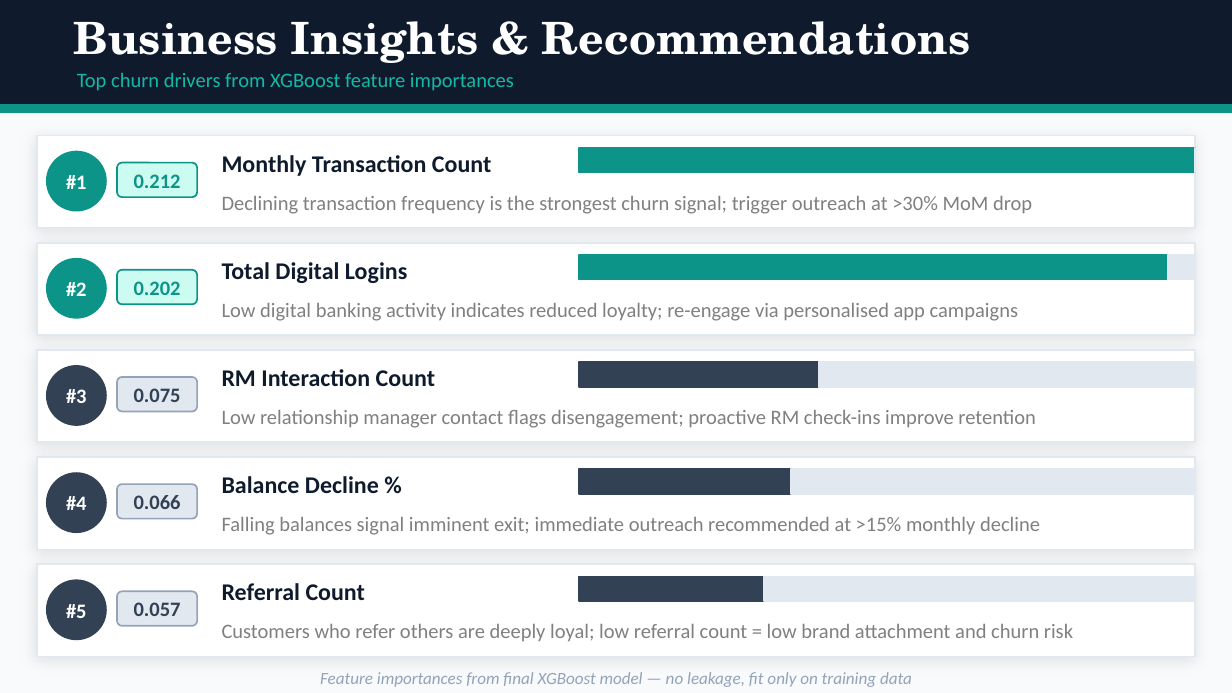
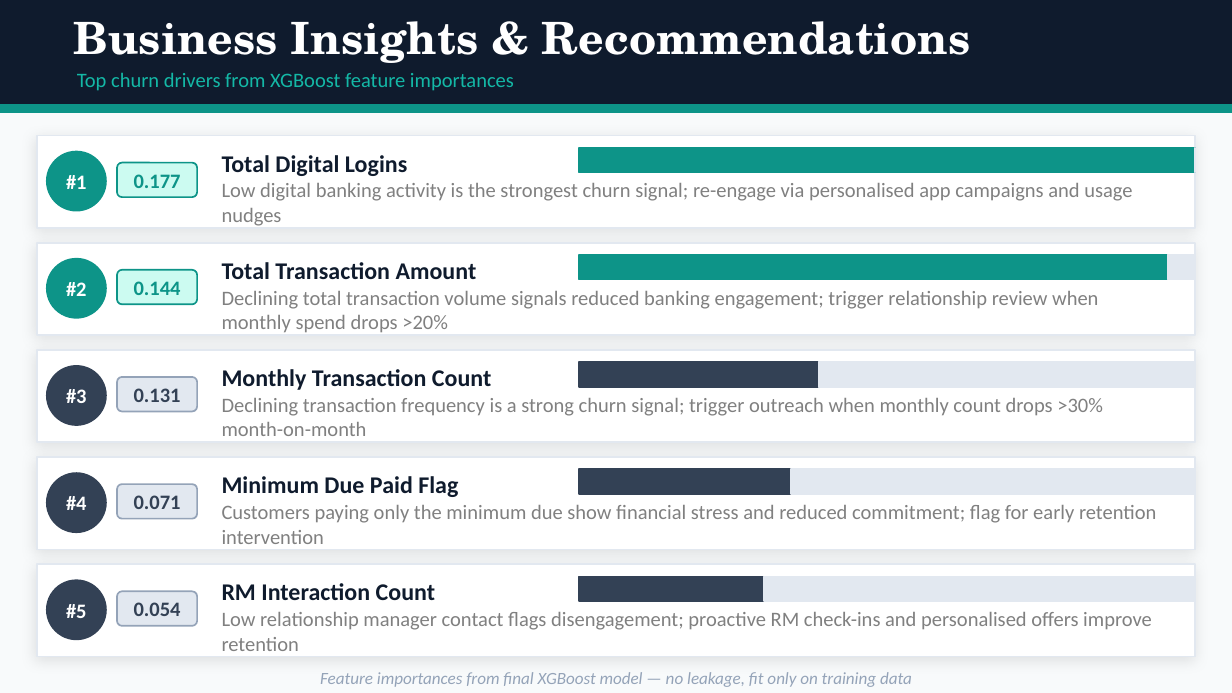
Before and after one commit to Atasii/churnzero26-banking-churn, a slide deck: slide 10 of ChurnZero_atasikolexi05_presentation.pptx. Drawn at 1232x693 pixels with LibreOffice and Linux fonts; fonts in the diff are those of the drawing. Boxes give left, top, right and bottom in pixels: in the first picture for what was removed or moved away, otherwise in the second. Text is boxed around its words. In the diff, an @@ line names an element or a change of style, - is before the commit and + after.

```diff
--- a/ChurnZero_atasikolexi05_presentation.pptx
+++ b/ChurnZero_atasikolexi05_presentation.pptx
@@ text at (x1=134, y1=174, x2=181, y2=188): text changed @@
-0.212
+0.177
@@ text at (x1=222, y1=155, x2=407, y2=176): text changed @@
-Monthly Transaction Count
+Total Digital Logins
@@ text at (x1=222, y1=183, x2=1132, y2=226): text changed @@
-Declining transaction frequency is the strongest churn signal; trigger outreach at >30% MoM drop
+Low digital banking activity is the strongest churn signal; re-engage via personalised app campaigns and usage nudges
@@ text at (x1=222, y1=262, x2=477, y2=279): text changed @@
-Total Digital Logins
+Total Transaction Amount
@@ text at (x1=134, y1=281, x2=181, y2=295): text changed @@
-0.202
+0.144
@@ text at (x1=222, y1=291, x2=1098, y2=332): text changed @@
-Low digital banking activity indicates reduced loyalty; re-engage via personalised app campaigns
+Declining total transaction volume signals reduced banking engagement; trigger relationship review when monthly spend drops >20%
@@ text at (x1=134, y1=388, x2=181, y2=402): text changed @@
-0.075
+0.131
@@ text at (x1=222, y1=369, x2=491, y2=390): text changed @@
-RM Interaction Count
+Monthly Transaction Count
@@ text at (x1=222, y1=398, x2=1103, y2=436): text changed @@
-Low relationship manager contact flags disengagement; proactive RM check-ins improve retention
+Declining transaction frequency is a strong churn signal; trigger outreach when monthly count drops >30% month-on-month
@@ text at (x1=222, y1=476, x2=458, y2=497): text changed @@
-Balance Decline %
+Minimum Due Paid Flag
@@ text at (x1=134, y1=495, x2=181, y2=509): text changed @@
-0.066
+0.071
@@ text at (x1=222, y1=505, x2=1156, y2=544): text changed @@
-Falling balances signal imminent exit; immediate outreach recommended at >15% monthly decline
+Customers paying only the minimum due show financial stress and reduced commitment; flag for early retention intervention
@@ text at (x1=222, y1=583, x2=435, y2=600): text changed @@
-Referral Count
+RM Interaction Count
@@ text at (x1=134, y1=602, x2=181, y2=616): text changed @@
-0.057
+0.054
@@ text at (x1=222, y1=612, x2=1152, y2=651): text changed @@
-Customers who refer others are deeply loyal; low referral count = low brand attachment and churn risk
+Low relationship manager contact flags disengagement; proactive RM check-ins and personalised offers improve retention
```
Also in this commit, not shown: 5 other slides changed, 5 other files.
